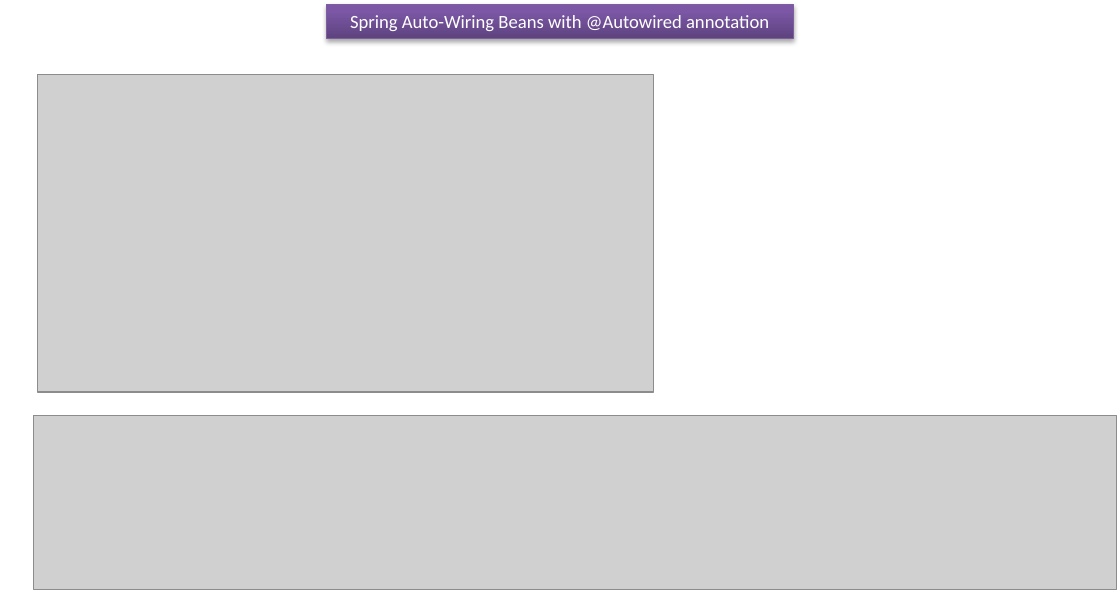
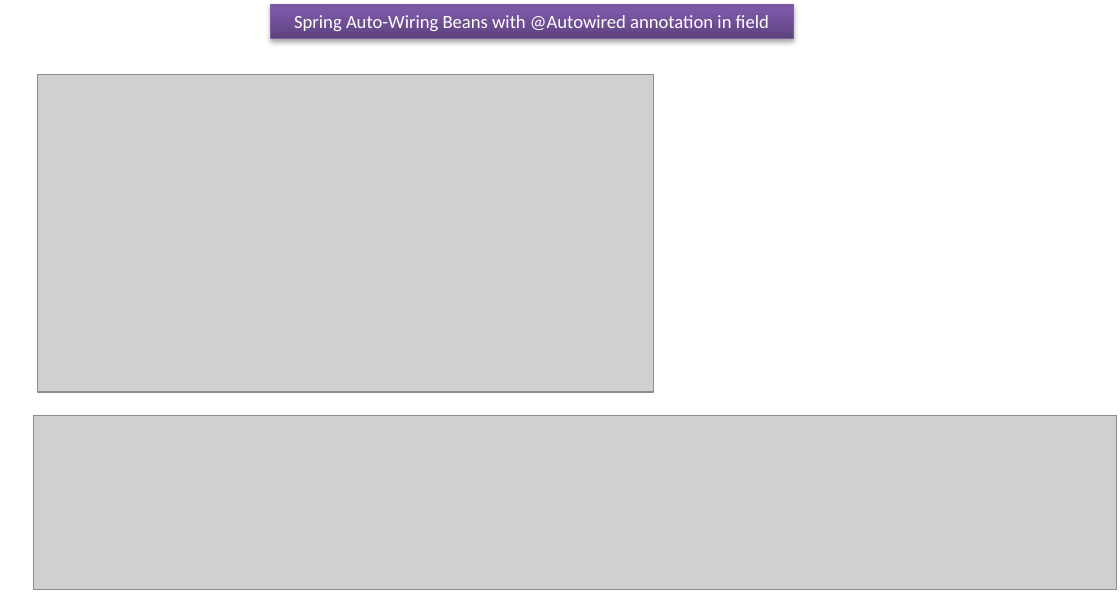
Before and after one commit to ramram43210/javaee, a slide deck: slide 3 of Later/Spring/6_Spring_Auto_Component_Scanning/7/Spring Auto-Wiring Beans with @Autowired field.pptx. Drawn at 1120x616 pixels with LibreOffice and Linux fonts; fonts in the diff are those of the drawing; grey boxes stand for pictures. Boxes give left, top, right and bottom in pixels: in the first picture for what was removed or moved away, otherwise in the second. Text is boxed around its words. In the diff, an @@ line names an element or a change of style, - is before the commit and + after.

```diff
--- a/Later/Spring/6_Spring_Auto_Component_Scanning/7/Spring Auto-Wiring Beans with @Autowired field.pptx
+++ b/Later/Spring/6_Spring_Auto_Component_Scanning/7/Spring Auto-Wiring Beans with @Autowired field.pptx
@@ rectangle "Spring Auto-Wiring Beans with @Autowired ...": place and size @@
-rectangle "Spring Auto-Wiring Beans with @Autowired ..." at [327, 4, 794, 38]
+rectangle "Spring Auto-Wiring Beans with @Autowired ..." at [271, 4, 794, 38]
@@ text in rectangle at [294, 15, 769, 31]: text changed @@
-Spring Auto-Wiring Beans with @Autowired annotation
+Spring Auto-Wiring Beans with @Autowired annotation in field
```
Also in this commit, not shown: 1 other slide changed, 17 other files.
